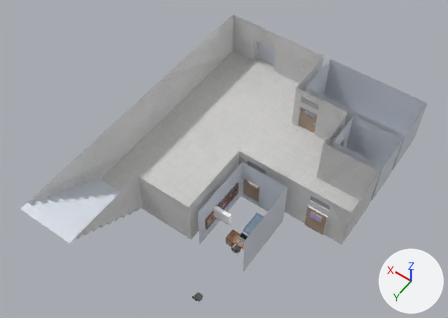
One commit to the Blender file assets.blend: the scene before it, then after it.
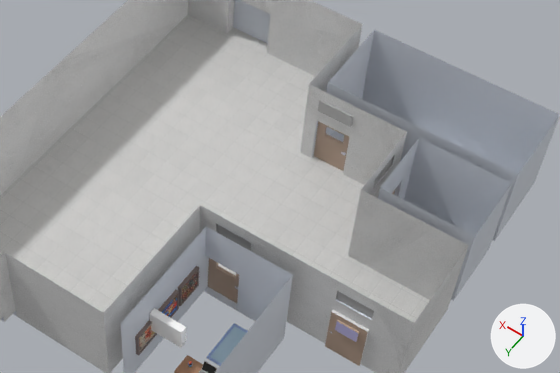
There are two pictures of each version: one whole from a 50 mm camera at (-25.4, 43.8, 64.6) aimed at (2.0, 5.4, 4.2), one close up on the part from 30% to 95% of the width and 14% to 75% of the height. Every picture has the same lights, and +X, +Y and +Z are marked at lower right.
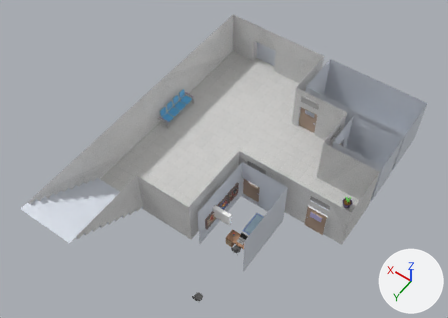
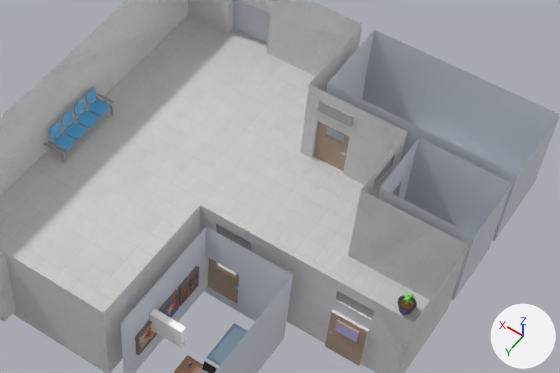
Scene script edits in JSON lines:
```json
{"op": "add", "block": "mat_material_065", "code": ["mat_material_065 = principled_material('Material.065')", "mat_material_065.base_color = (0.113, 0.454, 0.8)  # blue #5eb4e7"]}
{"op": "add", "block": "mat_material_066", "code": ["mat_material_066 = principled_material('Material.066')", "mat_material_066.base_color = (0.446, 0.446, 0.446)  # grey #b2b2b2"]}
{"op": "add", "block": "mat_material_067", "code": ["mat_material_067 = principled_material('Material.067')", "mat_material_067.base_color = (0.395, 0.303, 0.415)  # grey #a996ac"]}
{"op": "add", "block": "mat_material_063", "code": ["mat_material_063 = principled_material('Material.063')", "mat_material_063.base_color = (0.0479, 0.0228, 0.102)  # dark purple #3e2a5a"]}
{"op": "add", "block": "mat_material_011", "code": ["mat_material_011 = principled_material('Material.011')", "mat_material_011.base_color = (0.188, 0.8, 0.131)  # green #78e765"]}
{"op": "add", "block": "mat_material_010", "code": ["mat_material_010 = principled_material('Material.010')", "mat_material_010.base_color = (0.159, 0.0673, 0.0)  # brown #6f4900"]}
{"op": "add", "block": "me_cube", "code": ["me_cube = bpy.data.meshes.new('Cube')", "me_cube.from_pydata(...)  # 296 vertices, 227 faces; spans x -2.3..1.5, y 0.0..6.0, z -24.6..10.7", "me_cube.polygons.foreach_set('use_smooth', [True] * 227)", "# faces by material slot: [90, 126, 11]", "me_cube.materials.append(mat_material_065)  # blue #5eb4e7", "me_cube.materials.append(mat_material_066)  # grey #b2b2b2", "me_cube.materials.append(mat_material_067)  # grey #a996ac"]}
{"op": "add", "block": "me_cylinder", "code": ["me_cylinder = bpy.data.meshes.new('Cylinder')", "me_cylinder.from_pydata(...)  # 160 vertices, 167 faces; spans x -1.5..1.5, y -1.5..1.5, z -1.0..4.45", "me_cylinder.polygons.foreach_set('use_smooth', [True] * 167)", "# faces by material slot: [73, 2, 92]", "me_cylinder.materials.append(mat_material_063)  # dark purple #3e2a5a", "me_cylinder.materials.append(mat_material_010)  # brown #6f4900", "me_cylinder.materials.append(mat_material_011)  # green #78e765"]}
{"op": "add", "block": "ob_cube_005", "code": ["ob_cube_005 = bpy.data.objects.new('Cube.005', me_cube)", "ob_cube_005.location = (14.31, 0.0, 1.67)", "ob_cube_005.scale = (0.488, 0.488, 0.0676)", "_m = ob_cube_005.modifiers.new('Mirror', 'MIRROR')", "_m.use_axis = (False, True, False)"]}
{"op": "add", "block": "ob_cylinder", "code": ["ob_cylinder = bpy.data.objects.new('Cylinder', me_cylinder)", "ob_cylinder.location = (-12.79, 0.0, 0.57)", "ob_cylinder.scale = (0.41, 0.41, 0.41)"]}
```

What differs and where, as boxes (x1, y1, x2, y2) in the close-ups (560 x 373 px):
```json
{"object": "Cube.005", "change": "added", "after": [44, 87, 114, 163], "on screen": "blue", "faces in mat_material_065 (blue #5fb4e7)": [49, 87, 110, 151], "faces in mat_material_066 (grey #b2b2b2)": [44, 96, 114, 163]}
{"object": "Cylinder", "change": "added", "after": [398, 293, 417, 315], "faces in mat_material_063 (dark purple #3e2a5a)": [398, 295, 417, 315]}
```
